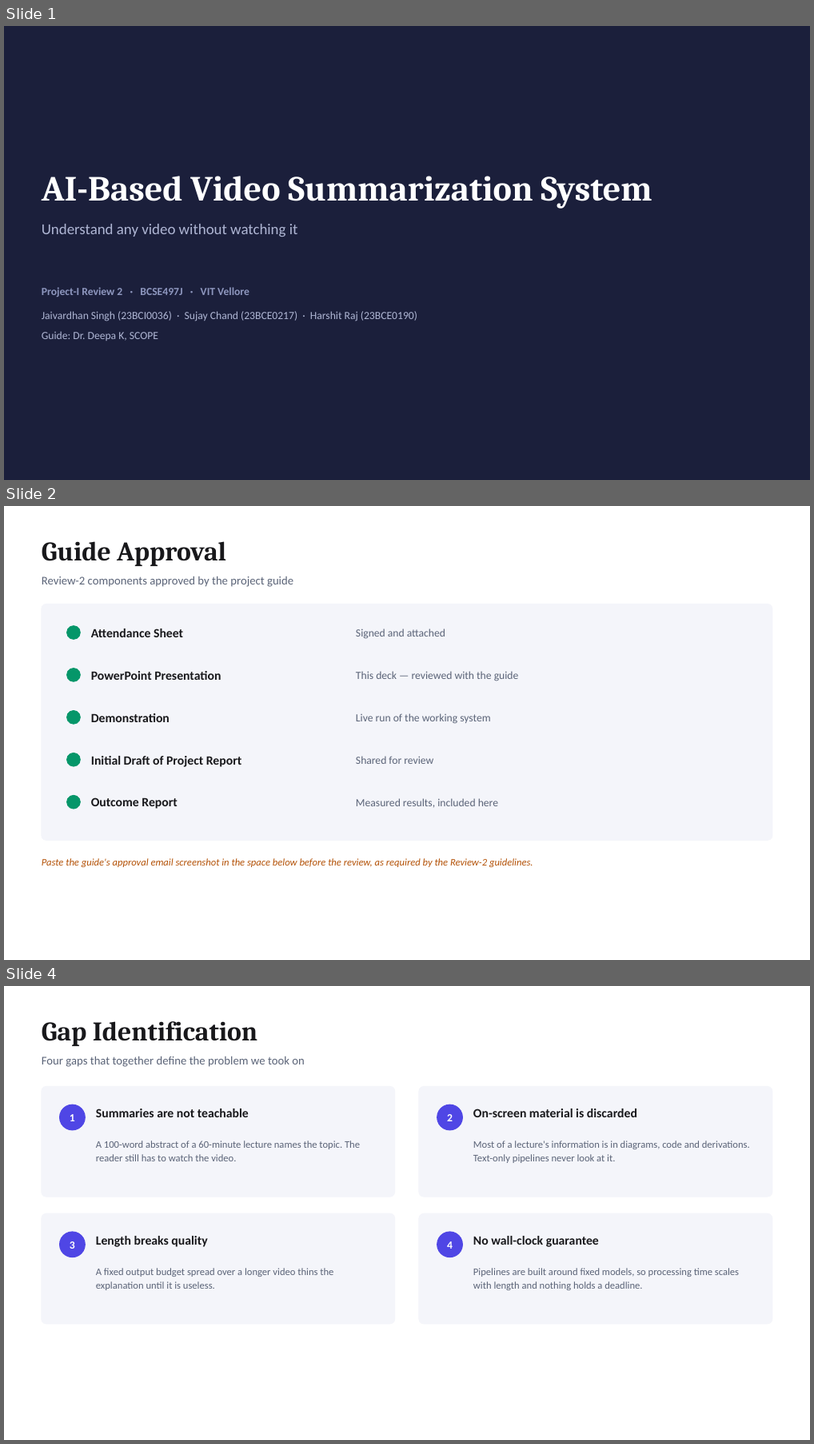
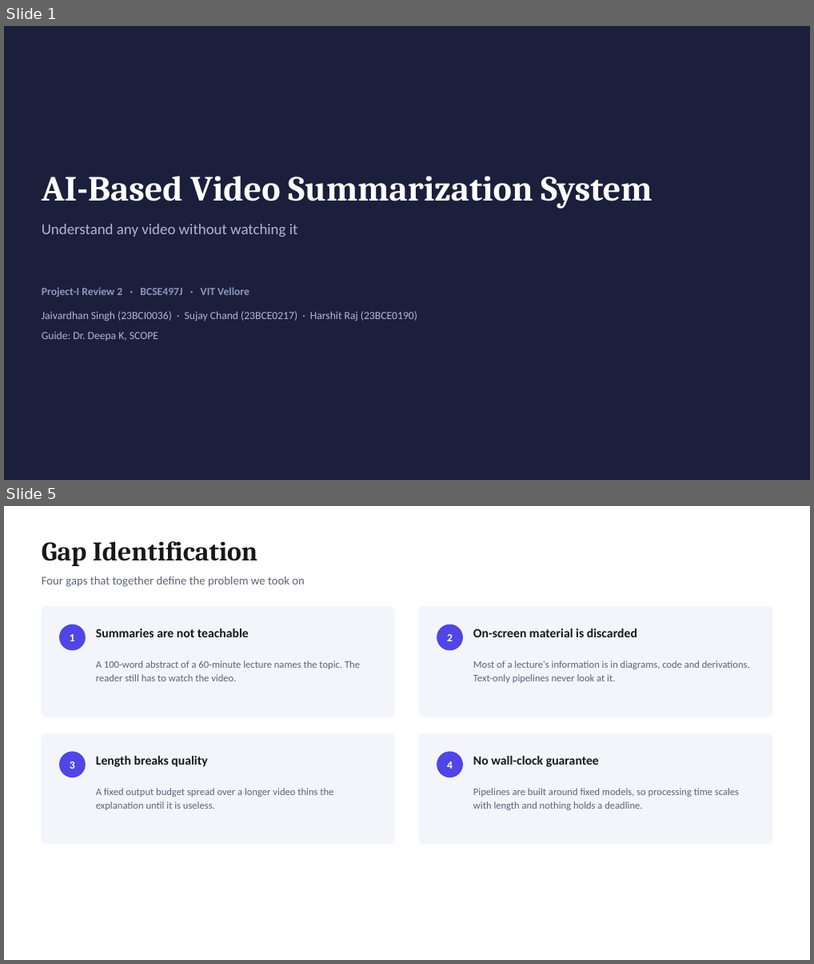
Before and after one commit to JAIVARDHAN1402/AI-Video-Summarizer, a slide deck: Project-I-Review-2.pptx. Shown one above the other, each under a label of ours: slides 1, 2 and 4 before the commit, slides 1 and 5 after it; the slides between them are not shown. The pictures are 814x1444 and 814x964 pixels, drawn with LibreOffice and Linux fonts; fonts in the diff are those of the drawing. Boxes give left, top, right and bottom in pixels: in the first picture for what was removed or moved away, otherwise in the second. Text is boxed around its words. In the diff, an @@ line names an element or a change of style, - is before the commit and + after.

```diff
--- a/Project-I-Review-2.pptx
+++ b/Project-I-Review-2.pptx
@@ slide 2 removed at bbox=[4, 506, 810, 960], background #FFFFFF @@
@@ text removed at bbox=[42, 541, 226, 566] @@
-Guide Approval
@@ text removed at bbox=[42, 576, 294, 587] @@
-Review-2 components approved by the project guide
@@ rounded rectangle removed at bbox=[42, 604, 773, 840] @@
@@ ellipse removed at bbox=[67, 626, 80, 639] @@
@@ text removed at bbox=[91, 628, 183, 637] @@
-Attendance Sheet
@@ text removed at bbox=[356, 628, 446, 639] @@
-Signed and attached
@@ ellipse removed at bbox=[67, 668, 80, 681] @@
@@ text removed at bbox=[91, 671, 221, 680] @@
-PowerPoint Presentation
@@ text removed at bbox=[356, 671, 519, 681] @@
-This deck — reviewed with the guide
@@ ellipse removed at bbox=[67, 711, 80, 724] @@
@@ text removed at bbox=[91, 713, 170, 722] @@
-Demonstration
@@ text removed at bbox=[356, 713, 490, 724] @@
-Live run of the working system
@@ ellipse removed at bbox=[67, 753, 80, 766] @@
@@ text removed at bbox=[91, 756, 242, 767] @@
-Initial Draft of Project Report
@@ text removed at bbox=[356, 756, 434, 764] @@
-Shared for review
@@ ellipse removed at bbox=[67, 795, 80, 808] @@
@@ text removed at bbox=[91, 797, 177, 808] @@
-Outcome Report
@@ text removed at bbox=[356, 798, 498, 808] @@
-Measured results, included here
@@ text removed at bbox=[42, 858, 534, 867] @@
-Paste the guide's approval email screenshot in the space below before the review, as required by the Review-2 guidelines.
@@ what was slide 4 is now slide 5 @@
```
Also in this commit, not shown: 5 slides added, 3 other slides removed, 16 other files.
